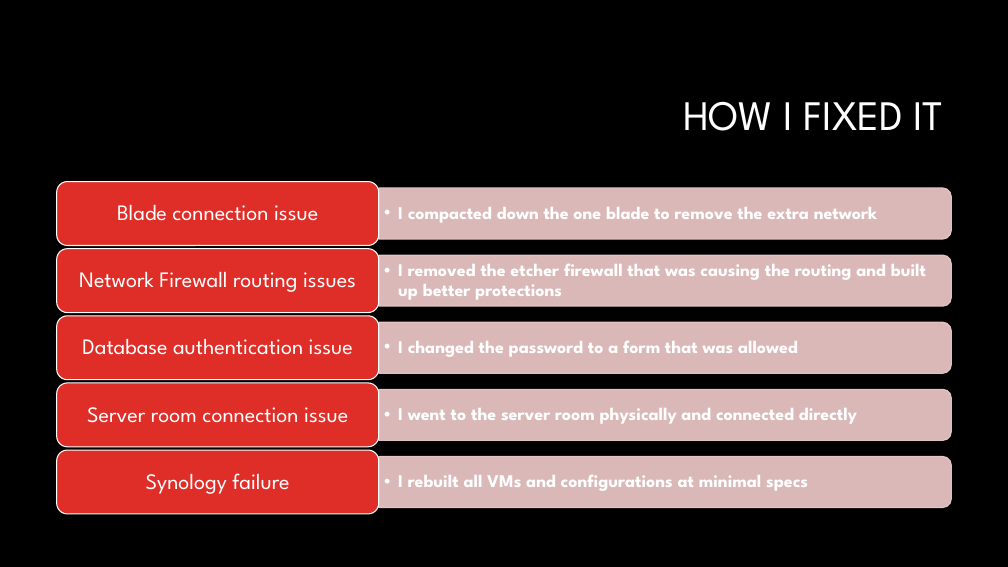
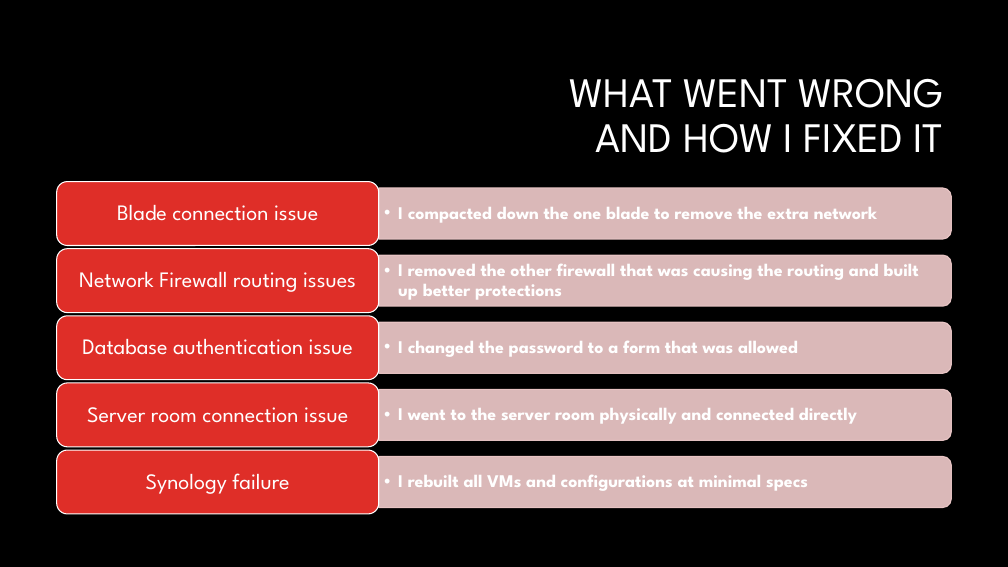
Before and after one commit to supertrey2004/Secure-Multi-Layer-Network-Project---Capstone, a slide deck: slide 7 of Docs/other/Slideshow.pptx. Drawn at 1008x567 pixels with LibreOffice and Linux fonts; fonts in the diff are those of the drawing; background and template pictures are left out. Boxes give left, top, right and bottom in pixels: in the first picture for what was removed or moved away, otherwise in the second. Text is boxed around its words. In the diff, an @@ line names an element or a change of style, - is before the commit and + after.

```diff
--- a/Docs/other/Slideshow.pptx
+++ b/Docs/other/Slideshow.pptx
@@ title at [570,78,944,153]: text changed @@
-HOW I FIXED IT
+WHAT WENT WRONG
+AND HOW I FIXED IT
@@ text at [398,264,919,300]: text changed @@
-  • I removed the etcher firewall that was causing the routing and built up better protections
+  • I removed the other firewall that was causing the routing and built up better protections
```
Also in this commit, not shown: 1 slide added, 1 slide removed, 4 other files.
